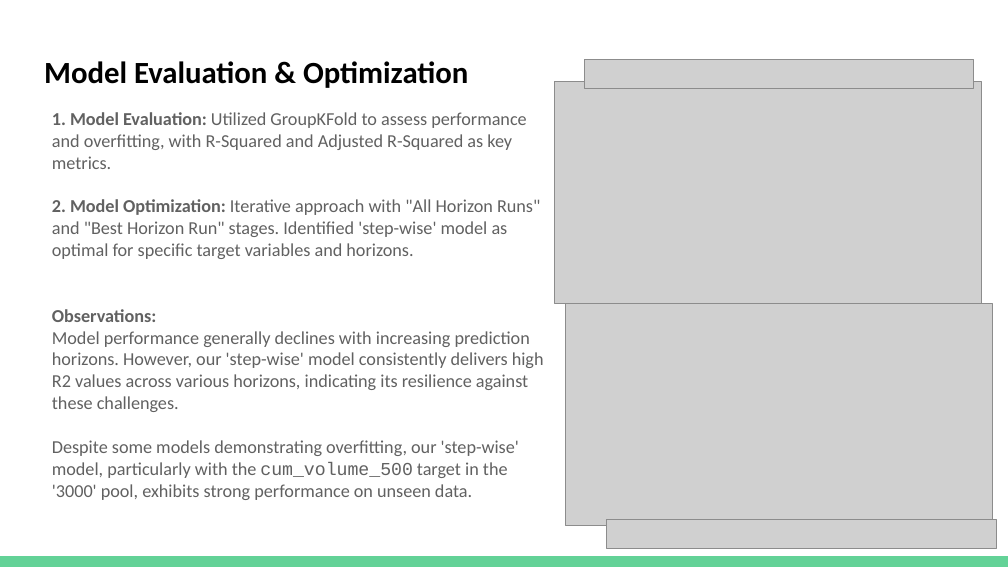
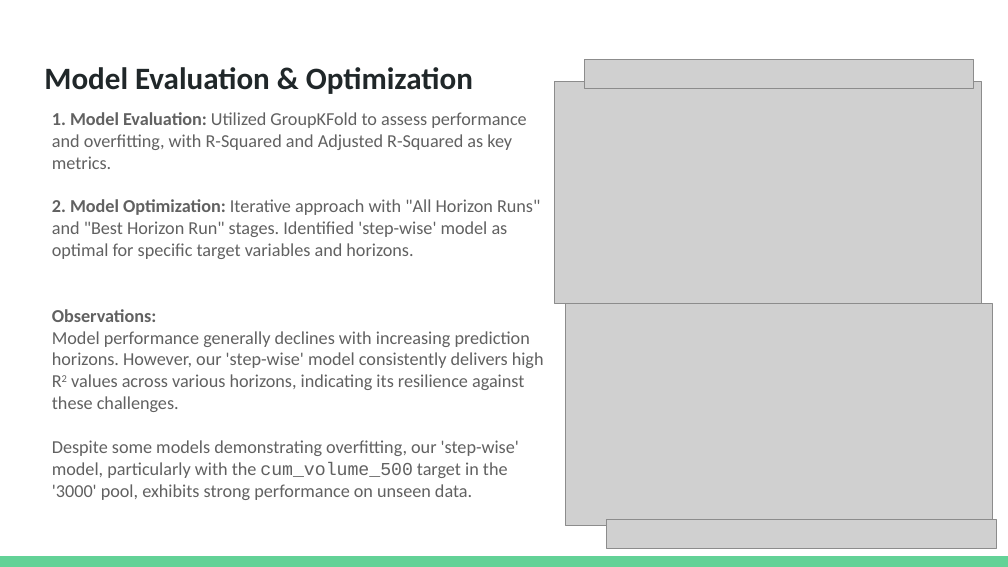
Before and after one commit to datagero/defi-liquidity-events-effect, a slide deck: slide 13 of Final Presentation Slides/Team 111 Presentation Slides.pptx (slide 14 before the commit). Drawn at 1008x567 pixels with LibreOffice and Linux fonts; fonts in the diff are those of the drawing; grey boxes stand for pictures. Boxes give left, top, right and bottom in pixels: in the first picture for what was removed or moved away, otherwise in the second. Text is boxed around its words. In the diff, an @@ line names an element or a change of style, - is before the commit and + after.

```diff
--- a/Final Presentation Slides/Team 111 Presentation Slides.pptx
+++ b/Final Presentation Slides/Team 111 Presentation Slides.pptx
@@ text "Model Evaluation & Optimization" at [44, 67, 473, 94]: size 22 to 22.2 pt, text colour #000000 to #202729 @@
@@ text at [52, 331, 544, 412]: now superscript in "R2" @@
```
Also in this commit, not shown: 14 other slides changed, 1 slide removed, 3 other files.
